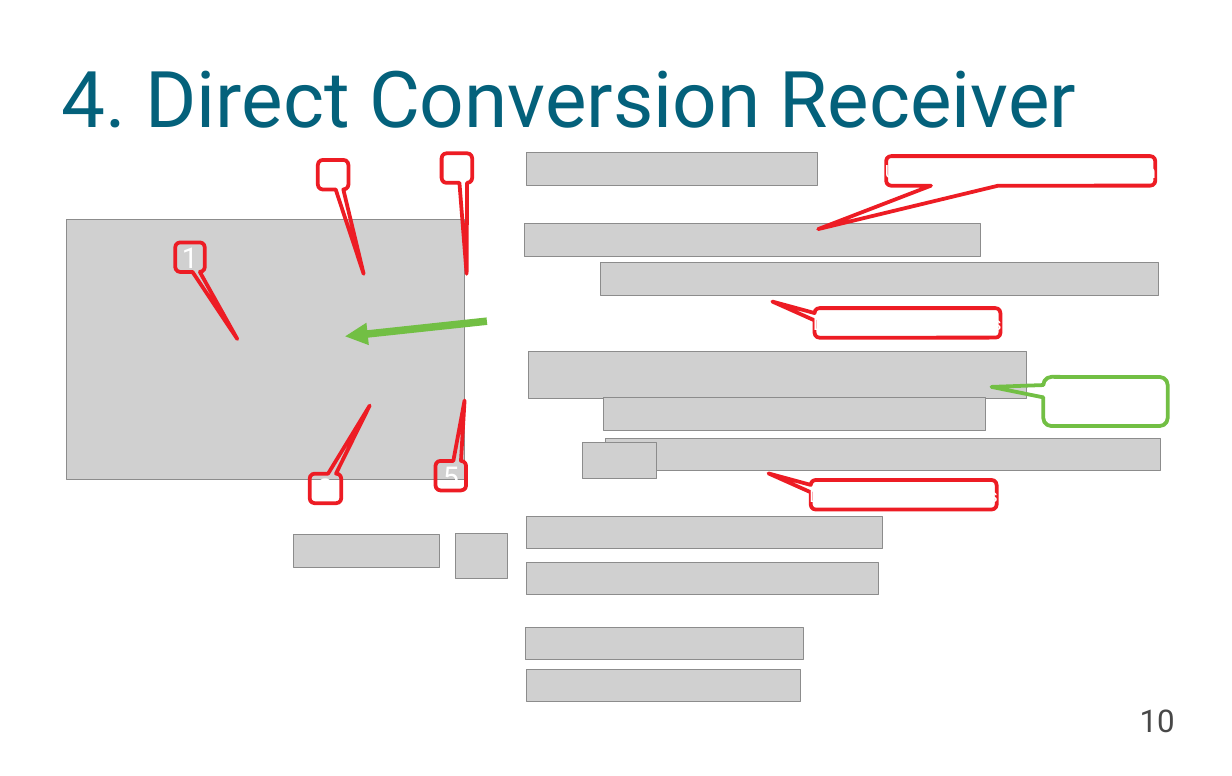
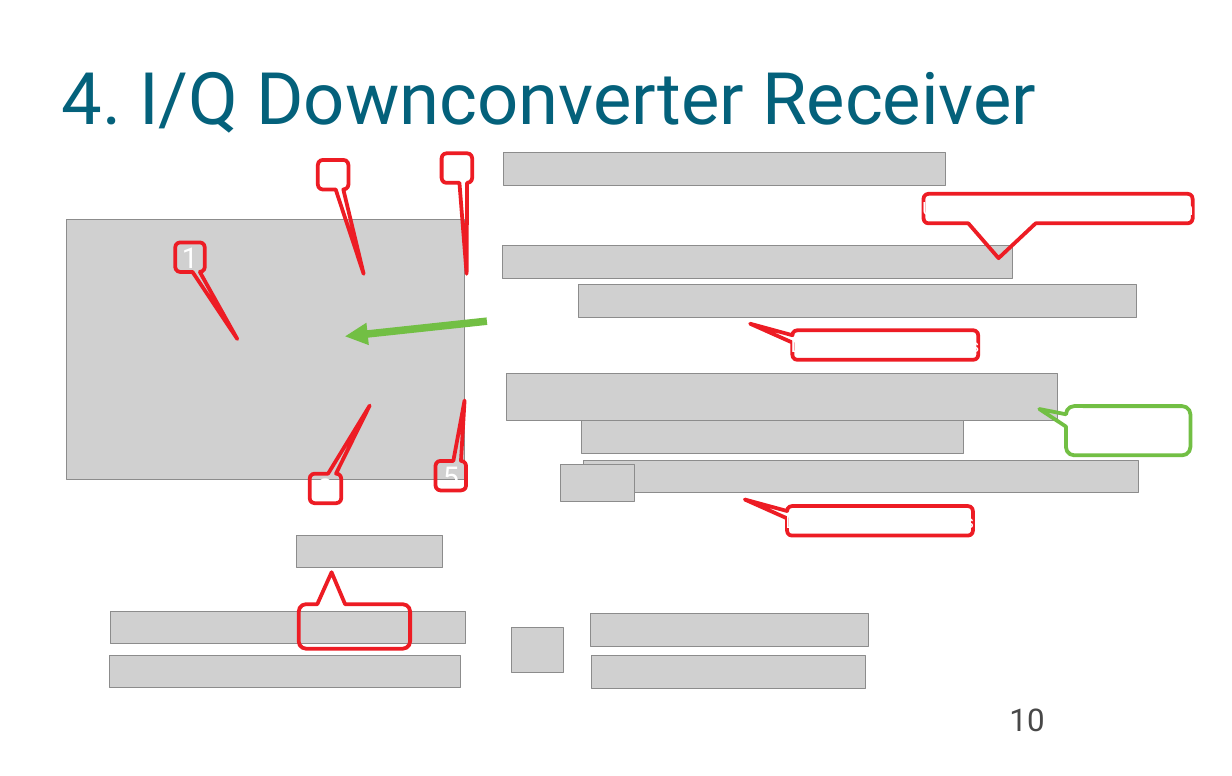
Before and after one commit to spiro-sarris/pres, a slide deck: slide 10 of rf_iq.odp. Drawn at 1232x776 pixels with LibreOffice and Linux fonts; fonts in the diff are those of the drawing; grey boxes stand for pictures; background and template pictures are left out. Boxes give left, top, right and bottom in pixels: in the first picture for what was removed or moved away, otherwise in the second. Text is boxed around its words. In the diff, an @@ line names an element or a change of style, - is before the commit and + after.

```diff
--- a/rf_iq.odp
+++ b/rf_iq.odp
@@ title at [62, 72, 1036, 133]: text changed; size 60 to 55.5 pt @@
-4. Direct Conversion Receiver
+4. I/Q Downconverter Receiver
@@ picture: place and size @@
-picture at [526, 153, 817, 186]
+picture at [504, 153, 947, 186]
@@ rounded speech box "Use trig identity – product ...": place and size @@
-rounded speech box "Use trig identity – product ..." at [886, 156, 1156, 185]
+rounded speech box "Use trig identity – product ..." at [924, 193, 1194, 223]
@@ rounded speech box "Use trig identity – product ..." at [924, 193, 1194, 223]: proportions changed @@
@@ picture: place and size @@
-picture at [524, 223, 980, 256]
+picture at [502, 246, 1013, 279]
@@ picture: place and size @@
-picture at [600, 263, 1159, 296]
+picture at [578, 285, 1137, 318]
@@ rounded speech box "Lowpass filter removes": place and size @@
-rounded speech box "Lowpass filter removes" at [815, 308, 1001, 337]
+rounded speech box "Lowpass filter removes" at [793, 331, 978, 360]
@@ picture: place and size @@
-picture at [529, 351, 1027, 398]
+picture at [506, 374, 1057, 421]
@@ rounded speech box "90 degree" at [1066, 407, 1191, 455]: proportions changed @@
@@ rounded speech box "90 degree": place and size @@
-rounded speech box "90 degree" at [1043, 377, 1168, 426]
+rounded speech box "90 degree" at [1066, 407, 1191, 455]
@@ picture: place and size @@
-picture at [604, 398, 986, 431]
+picture at [581, 421, 963, 454]
@@ picture: place and size @@
-picture at [583, 442, 657, 479]
+picture at [561, 465, 635, 501]
@@ picture: place and size @@
-picture at [606, 439, 1161, 471]
+picture at [583, 460, 1138, 493]
@@ text in rounded speech box at [1080, 453, 1177, 454]: text changed @@
-phase shift
+phase delay
@@ rounded speech box "Lowpass filter removes": place and size @@
-rounded speech box "Lowpass filter removes" at [811, 480, 997, 509]
+rounded speech box "Lowpass filter removes" at [787, 506, 973, 535]
@@ picture: place and size @@
-picture at [527, 516, 883, 549]
+picture at [110, 611, 466, 644]
@@ rounded speech box added at [299, 605, 410, 649], outline #ED1C24 2.89 pt @@
@@ picture: place and size @@
-picture at [455, 534, 507, 578]
+picture at [511, 628, 562, 672]
@@ picture: place and size @@
-picture at [525, 627, 803, 660]
+picture at [591, 614, 869, 647]
@@ picture: place and size @@
-picture at [527, 562, 879, 595]
+picture at [109, 655, 461, 688]
@@ picture: place and size @@
-picture at [527, 670, 801, 702]
+picture at [592, 656, 866, 689]
@@ page number: place and size @@
-page number at [1140, 709, 1175, 733]
+page number at [1009, 708, 1044, 732]
@@ text added at [1070, 697, 1175, 744], 22 pt, text #FFFFFF @@
+17
```
Also in this commit, not shown: 12 other slides changed, 4 slides added, 1 slide removed.
